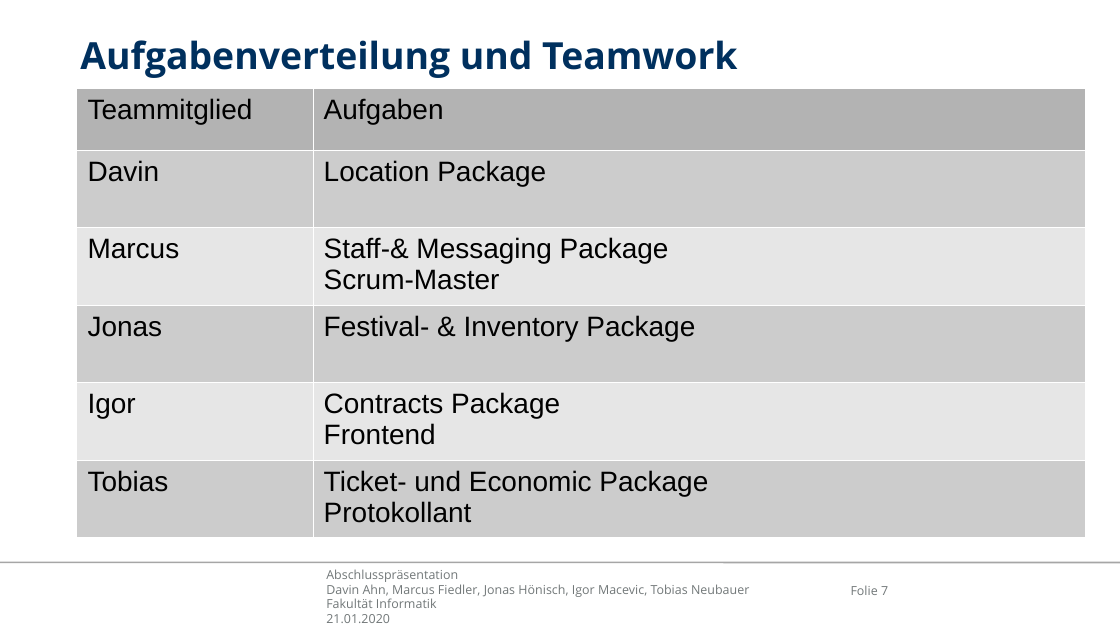
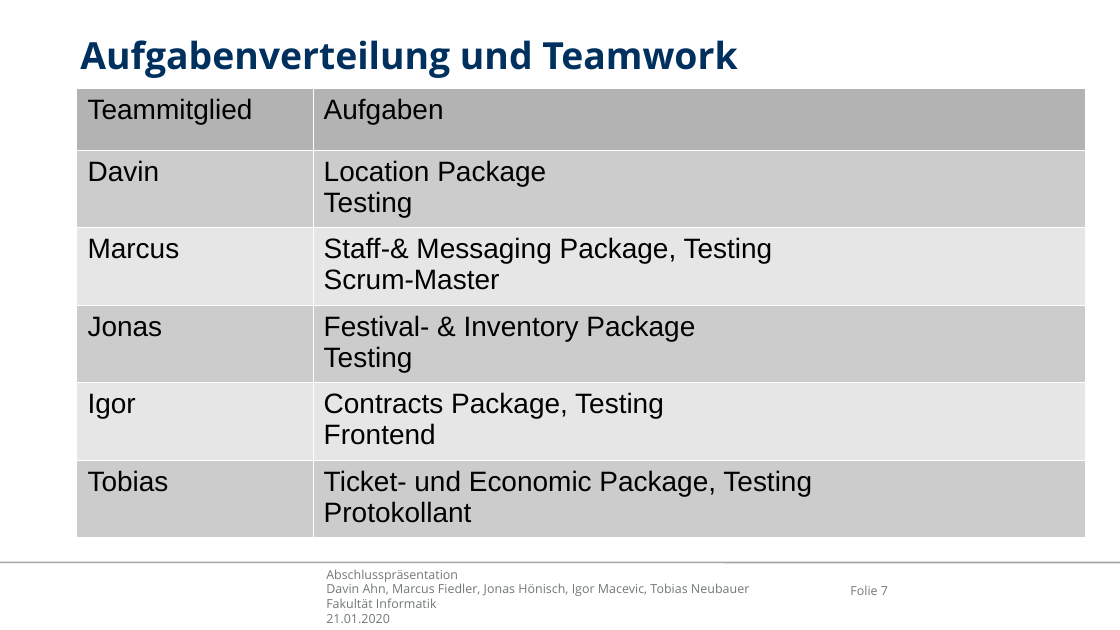
Before and after one commit to ahndavin/Web_Entwicklung_Uni, a slide deck: slide 7 of src/main/asciidoc/Abschlusspraesentation.pptx. Drawn at 1120x630 pixels with LibreOffice and Linux fonts; fonts in the diff are those of the drawing; background and template pictures are left out. Boxes give left, top, right and bottom in pixels: in the first picture for what was removed or moved away, otherwise in the second. Text is boxed around its words. In the diff, an @@ line names an element or a change of style, - is before the commit and + after.

```diff
--- a/src/main/asciidoc/Abschlusspraesentation.pptx
+++ b/src/main/asciidoc/Abschlusspraesentation.pptx
@@ table at [76,88,1084,538] @@
-row 2, column 2: Location Package
+row 2, column 2: Location Package / Testing
-row 3, column 2: Staff-& Messaging Package / Scrum-Master
+row 3, column 2: Staff-& Messaging Package, Testing / Scrum-Master
-row 4, column 2: Festival- & Inventory Package
+row 4, column 2: Festival- & Inventory Package / Testing
-row 5, column 2: Contracts Package / Frontend
+row 5, column 2: Contracts Package, Testing / Frontend
-row 6, column 2: Ticket- und Economic Package / Protokollant
+row 6, column 2: Ticket- und Economic Package, Testing / Protokollant
```
Also in this commit, not shown: 5 other slides changed.
